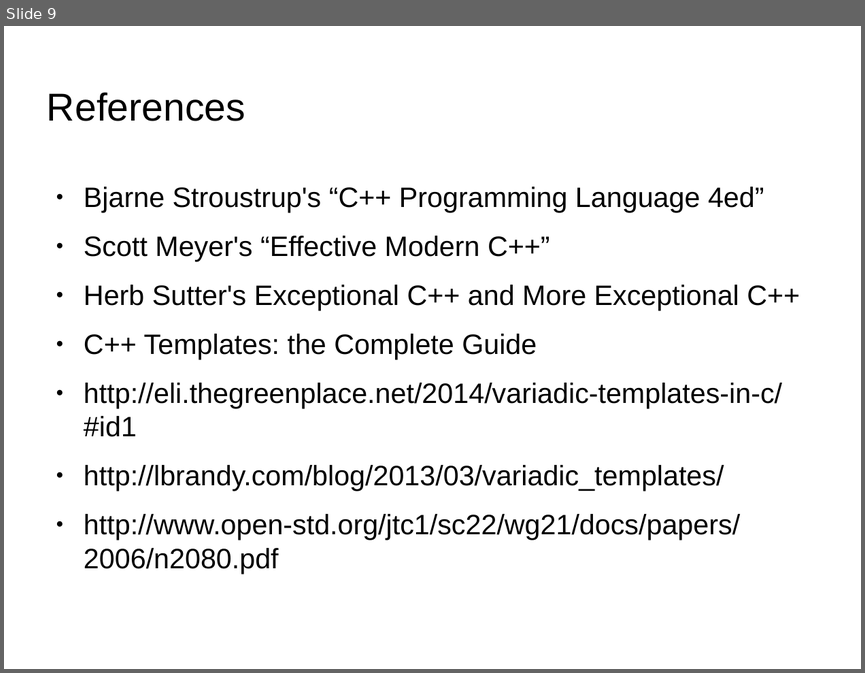
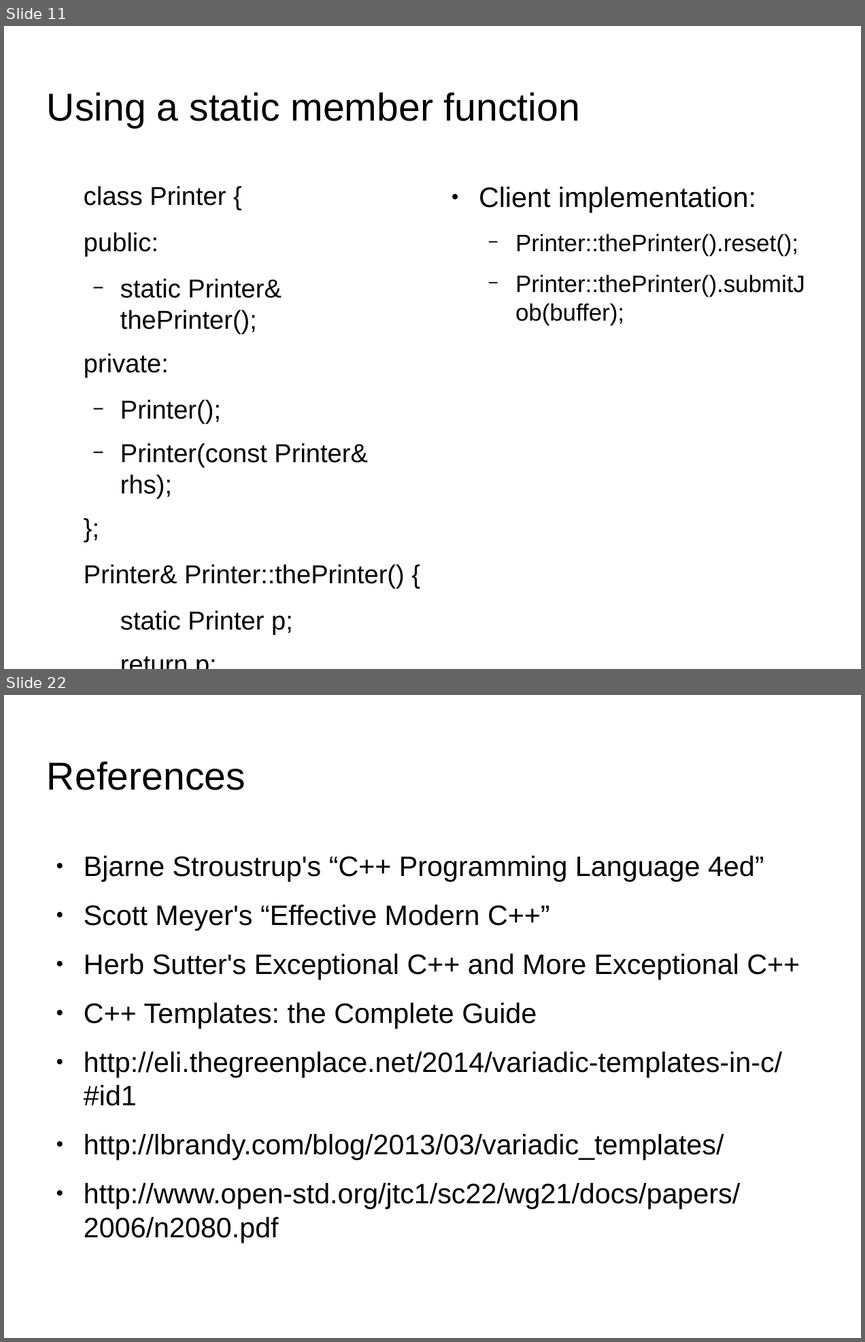
Before and after one commit to kks32/cpp-software-development, a slide deck: Ex19_Lazy_Evaluation_Reference_Counting/Ex19_Lazy_Evaluation_Reference_Counting.odp. Shown one above the other, each under a label of ours: slide 9 before the commit, slides 11 and 22 after it; the slides between them are not shown. The pictures are 865x673 and 865x1342 pixels, drawn with LibreOffice and Linux fonts; fonts in the diff are those of the drawing; background and template pictures are left out. Boxes give left, top, right and bottom in pixels: in the first picture for what was removed or moved away, otherwise in the second. Text is boxed around its words. In the diff, an @@ line names an element or a change of style, - is before the commit and + after.

```diff
--- a/Ex19_Lazy_Evaluation_Reference_Counting/Ex19_Lazy_Evaluation_Reference_Counting.odp
+++ b/Ex19_Lazy_Evaluation_Reference_Counting/Ex19_Lazy_Evaluation_Reference_Counting.odp
@@ slide 11 added at <box>4,26,861,669</box>, background picture (left out) @@
@@ title added at <box>47,92,580,128</box>, 36 pt, text #000000 @@
+Using a static member function
@@ text added at <box>84,186,405,635</box>, 24.1 pt, text #000000 @@
+class Printer {
+public:
+  − static Printer& thePrinter();
+private:
+  − Printer();
+  − Printer(const Printer& rhs);
+};
+Printer& Printer::thePrinter() {
+  static Printer p;
+  return p;
+}
@@ text added at <box>479,186,805,325</box>, 22 pt, text #000000 @@
+● Client implementation:
+  − Printer::thePrinter().reset();
+  − Printer::thePrinter().submitJob(buffer);
@@ what was slide 9 is now slide 22 @@
```
Also in this commit, not shown: 12 other slides added, 1 other file.
